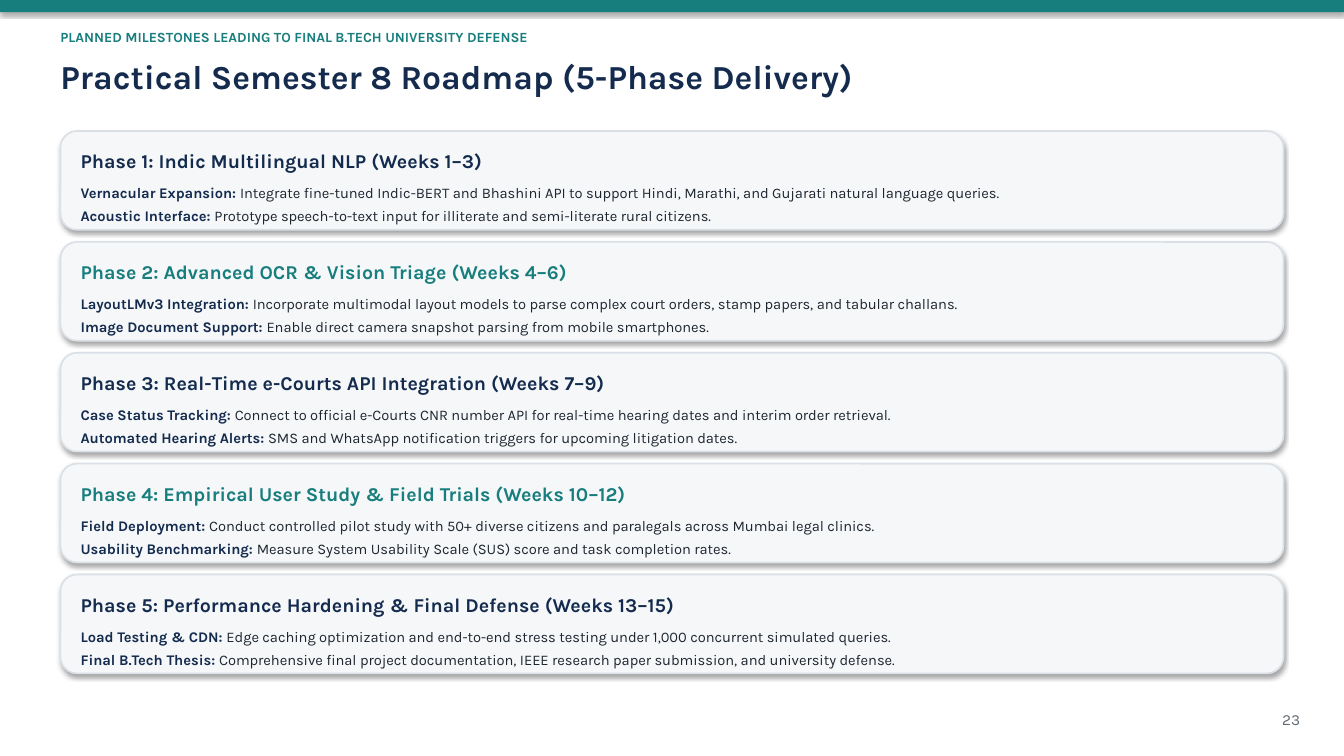
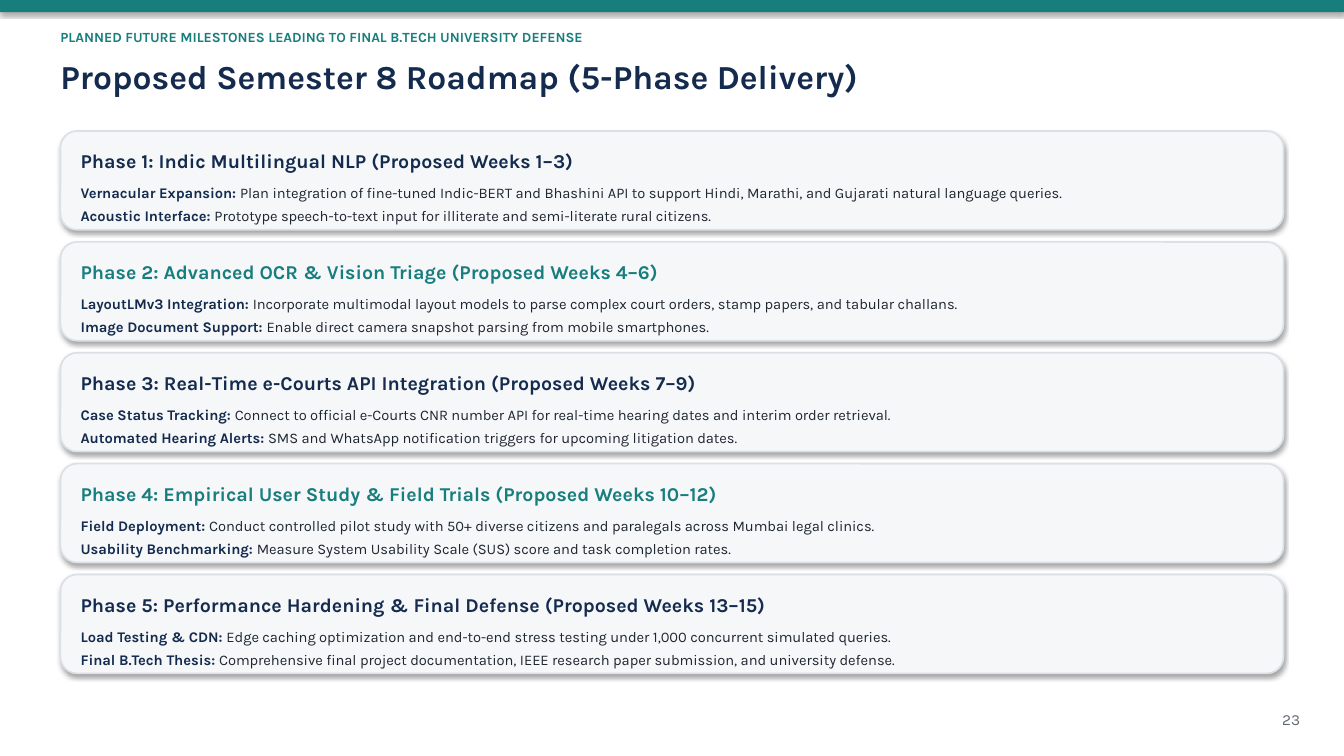
Before and after one commit to DEVANSHSAVLA/Finalyear_MajorProject, a slide deck: slide 23 of docs/review-2-submission/CivicSphere_AI_Review_2_Presentation.pptx. Drawn at 1344x756 pixels with LibreOffice and Linux fonts; fonts in the diff are those of the drawing. Boxes give left, top, right and bottom in pixels: in the first picture for what was removed or moved away, otherwise in the second. Text is boxed around its words. In the diff, an @@ line names an element or a change of style, - is before the commit and + after.

```diff
--- a/docs/review-2-submission/CivicSphere_AI_Review_2_Presentation.pptx
+++ b/docs/review-2-submission/CivicSphere_AI_Review_2_Presentation.pptx
@@ text at [60,32,583,42]: text changed @@
-PLANNED MILESTONES LEADING TO FINAL B.TECH UNIVERSITY DEFENSE
+PLANNED FUTURE MILESTONES LEADING TO FINAL B.TECH UNIVERSITY DEFENSE
@@ text at [60,64,858,97]: text changed @@
-Practical Semester 8 Roadmap (5-Phase Delivery)
+Proposed Semester 8 Roadmap (5-Phase Delivery)
@@ text at [81,153,1062,202]: text changed @@
-Phase 1: Indic Multilingual NLP (Weeks 1–3)
-Vernacular Expansion: Integrate fine-tuned Indic-BERT and Bhashini API to support Hindi, Marathi, and Gujarati natural language queries.
+Phase 1: Indic Multilingual NLP (Proposed Weeks 1–3)
+Vernacular Expansion: Plan integration of fine-tuned Indic-BERT and Bhashini API to support Hindi, Marathi, and Gujarati natural language queries.
@@ text at [81,264,658,284]: text changed @@
-Phase 2: Advanced OCR & Vision Triage (Weeks 4–6)
+Phase 2: Advanced OCR & Vision Triage (Proposed Weeks 4–6)
@@ text at [81,375,696,395]: text changed @@
-Phase 3: Real-Time e-Courts API Integration (Weeks 7–9)
+Phase 3: Real-Time e-Courts API Integration (Proposed Weeks 7–9)
@@ text at [81,486,716,506]: text changed @@
-Phase 4: Empirical User Study & Field Trials (Weeks 10–12)
+Phase 4: Empirical User Study & Field Trials (Proposed Weeks 10–12)
@@ text at [81,597,765,617]: text changed @@
-Phase 5: Performance Hardening & Final Defense (Weeks 13–15)
+Phase 5: Performance Hardening & Final Defense (Proposed Weeks 13–15)
```
Also in this commit, not shown: 19 other slides changed, 30 other files.
